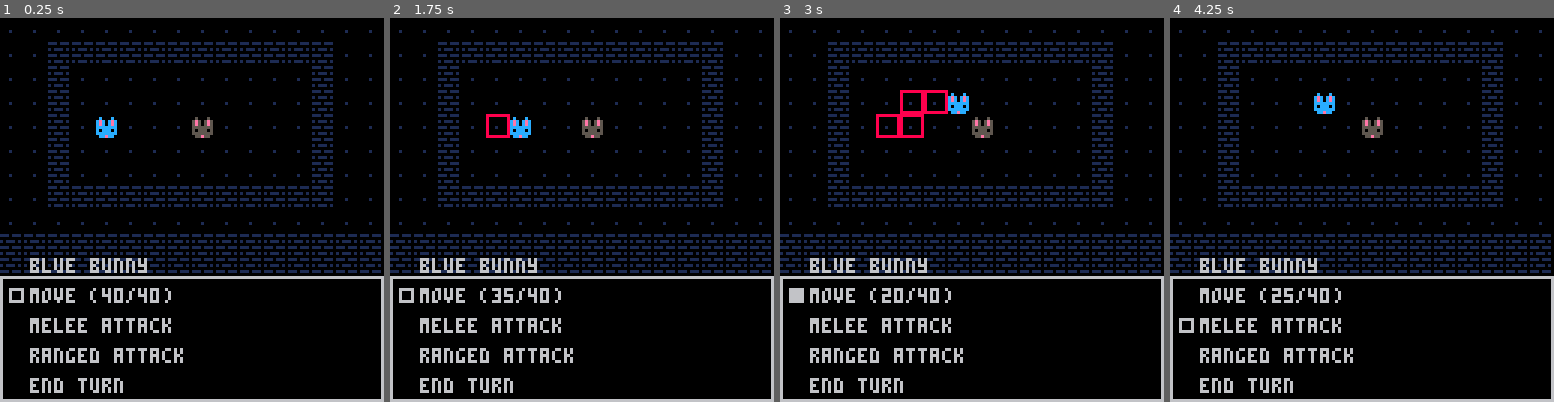
Above: before the commit, frames 1-4 (left to right).
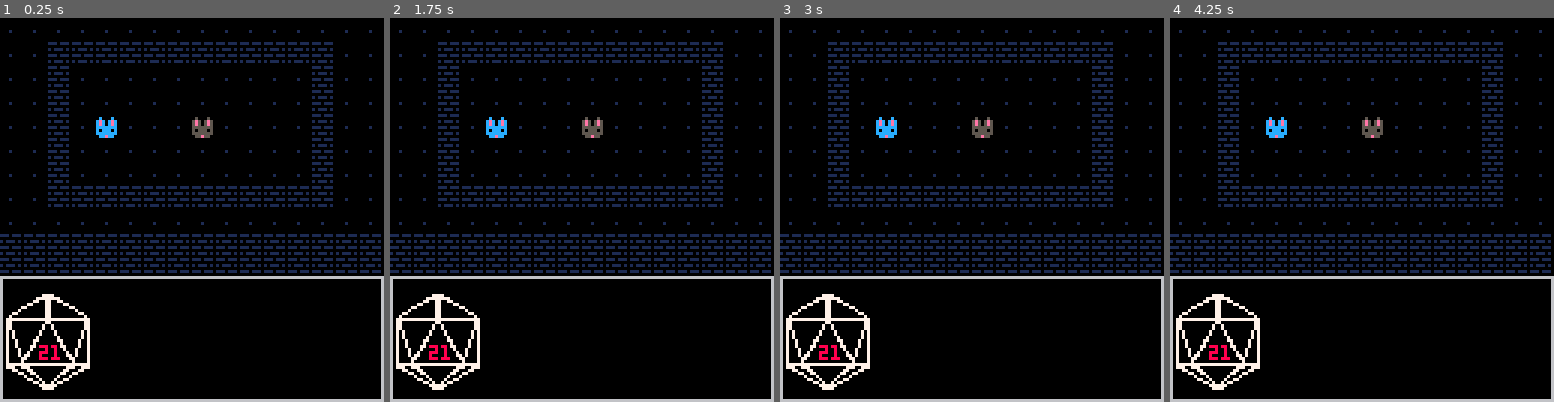
Above: after the commit, the same moments.

Repository: graphitical/d8-knight
Game: PICO-8 cartridge main.p8
The game is run twice, just before and just after one commit, with the same random seed, the same clock (stepped at 60 frames per second) and the same inputs.
Inputs:
- Up to frame 1 (0.25 s): no input
- Up to frame 2 (1.75 s): tap X (X key) at 0.33, 1.07 s; tap O (Z key) at 0.7, 1.7 s; hold Right from 1.6 s (still down)
- Up to frame 3 (3 s): tap X (X key) at 1.85, 2.97 s; release Right at 2.1 s; tap O (Z key) at 2.1, 2.5, 2.9 s; hold Up 2.15-2.42 s; hold Right from 2.47 s (still down)
- Up to frame 4 (4.25 s): release Right at 3.03 s; hold Left 3.08-3.58 s; tap O (Z key) at 3.3, 3.7, 4.1 s; hold Down 3.63-3.97 s; hold Right from 4.02 s (still down); tap X (X key) at 4.08 s

The runs differ from the first frame. In frame 1, 4.3% of the frame differs, in the area x 1-48%, y 62-98%; in frame 2, 4.9%; in frame 3, 5.5%, in the area x 1-50%, y 18-98%; in frame 4, 4.8%.

Commit message:
Draw d20 on screen

Diff:
--- a/main.p8
+++ b/main.p8
@@ -126,7 +126,8 @@
  g.upd = cmbt_upd
  g.drw = cmbt_drw
  cmbt_states={init=0,menu=1,move=2,mattack=3,rattack=4,end_turn=5}
- cmbt_state = cmbt_states.menu
+--  cmbt_state = cmbt_states.menu
+ cmbt_state = cmbt_states.init
  s=0
 
  c.players = {}
@@ -202,8 +203,17 @@
     cmbt_state = cmbt_states.menu
     s = 0
   else
-    if (btnp(4)) cmbt_state = cmbt_states.menu
+    -- if (btnp(4)) cmbt_state = cmbt_states.menu
   end
+end
+
+function roll_init()
+  local scrn_sz = 128;
+  rect(0, 86, scrn_sz-1, scrn_sz-1, 6)
+  rectfill(1, 87, 126, 126, 0)
+  spr(192,0,92,2,4)
+  spr(192,16,92,2,4,true)
+  print("21",13,109,8)
 end
 
 function cmbt_drw()
@@ -219,7 +229,11 @@
  -- Focus on current PC
  local pc = c.players[c.player_turn]
  -- Draw combat menu
- cmbt_menu(pc,s,cmbt_state)
+ if cmbt_state == cmbt_states.init then
+  roll_init()
+ else
+  cmbt_menu(pc,s,cmbt_state)
+ end
  color(8)
 --  print(s)
 end
Not shown, changed: 32 lines of the sprite sheet (__gfx__) section of main.p8
